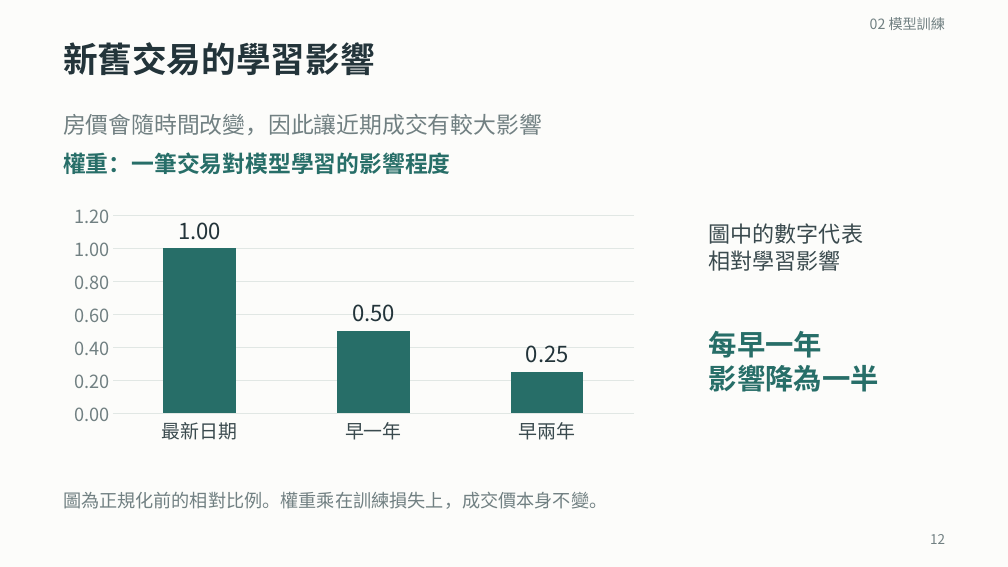
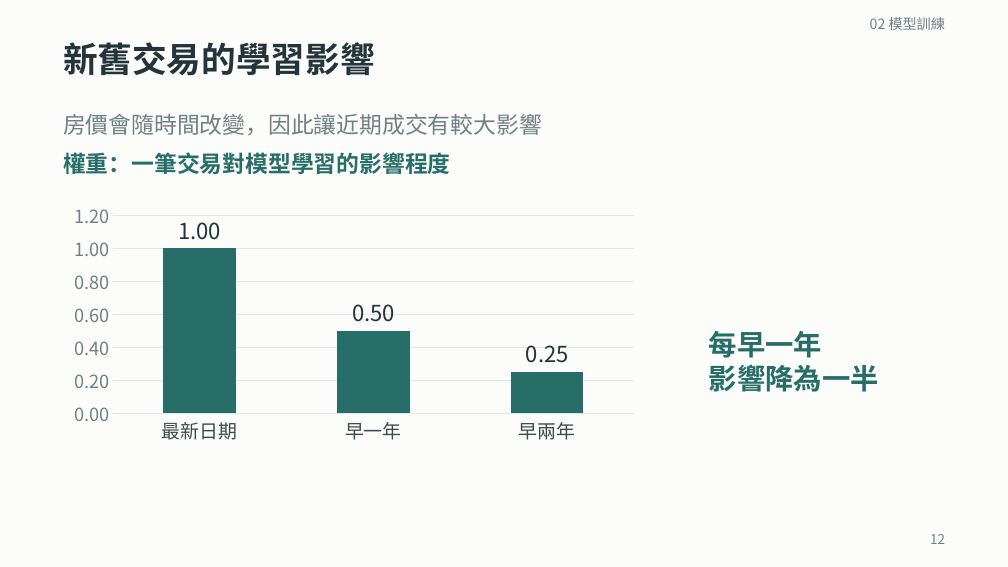
Before and after one commit to ziyi930108/nycu-house-price-regression, a slide deck: slide 12 of teaching/final_presentation/台灣房屋銷售價格預測挑戰賽_上台簡報.pptx. Drawn at 1008x567 pixels with LibreOffice and Linux fonts; fonts in the diff are those of the drawing. Boxes give left, top, right and bottom in pixels: in the first picture for what was removed or moved away, otherwise in the second. Text is boxed around its words. In the diff, an @@ line names an element or a change of style, - is before the commit and + after.

```diff
--- a/teaching/final_presentation/台灣房屋銷售價格預測挑戰賽_上台簡報.pptx
+++ b/teaching/final_presentation/台灣房屋銷售價格預測挑戰賽_上台簡報.pptx
@@ text removed at [709, 223, 863, 271] @@
-圖中的數字代表
-相對學習影響
@@ text removed at [63, 492, 607, 509] @@
-圖為正規化前的相對比例。權重乘在訓練損失上，成交價本身不變。
```
Also in this commit, not shown: 14 other slides changed, 1 slide added, 4 slides removed, 52 other files.
